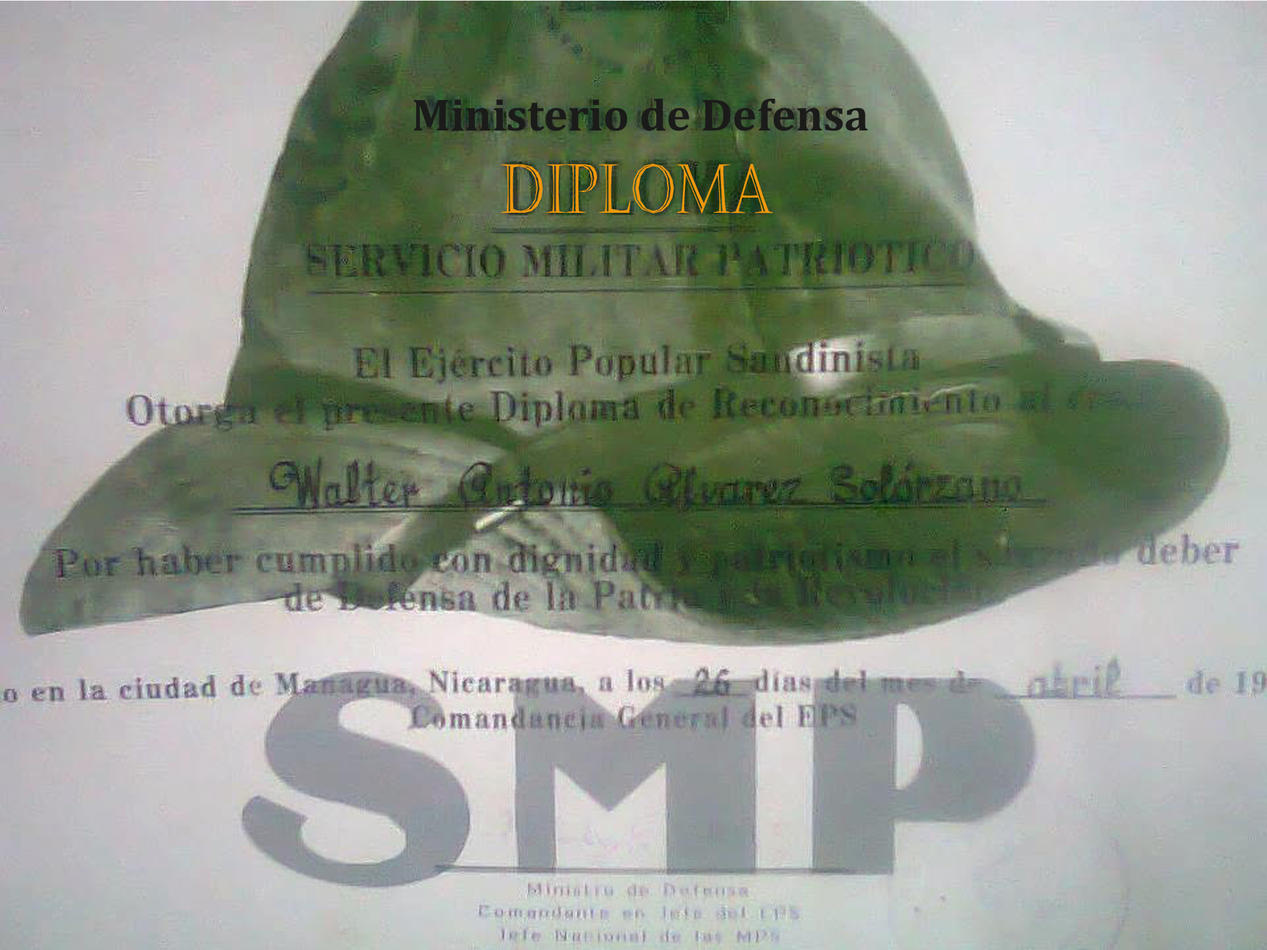
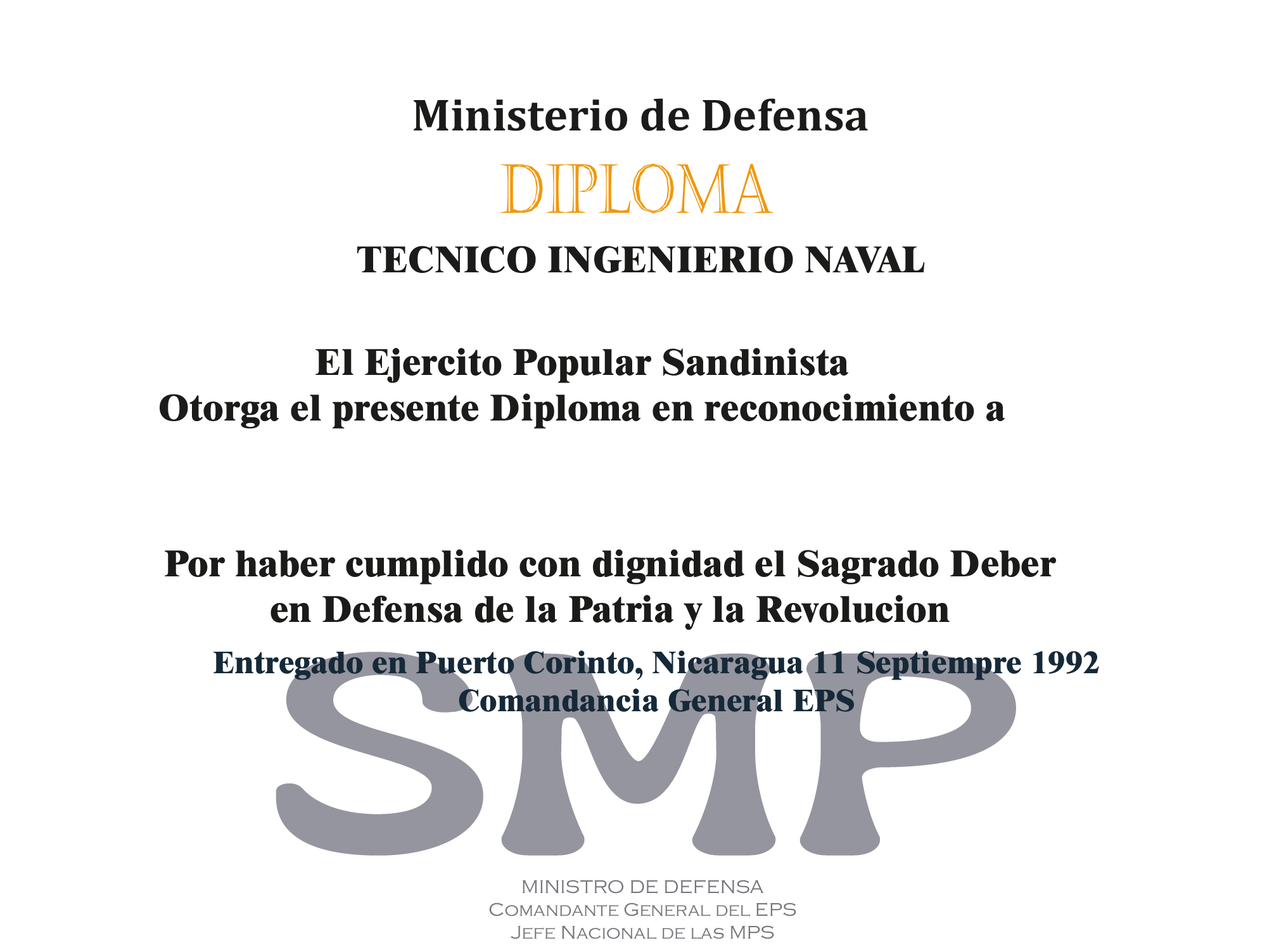
Layer changes from the first 1267px x 950px image to the second:
added layer "Entregado en Puerto Corinto, N" above "Por haber cumplido con dignida" over [213, 650, 1099, 712]
added layer "Por haber cumplido con dignida" above "El Ejercito Popular Sandinista" over [164, 549, 1056, 631]
added layer "El Ejercito Popular Sandinista" above "TECNICO INGENIERIO NAVAL" over [159, 347, 1006, 429]
added layer "TECNICO INGENIERIO NAVAL" above "Layer 2" over [357, 245, 925, 273]
added layer "MINISTRO DE DEFENSA Comandante" above "SMP" over [488, 879, 797, 940]
added layer "SMP" above "model" over [275, 651, 1016, 856]
hid "model" over [0, 0, 1267, 950]
